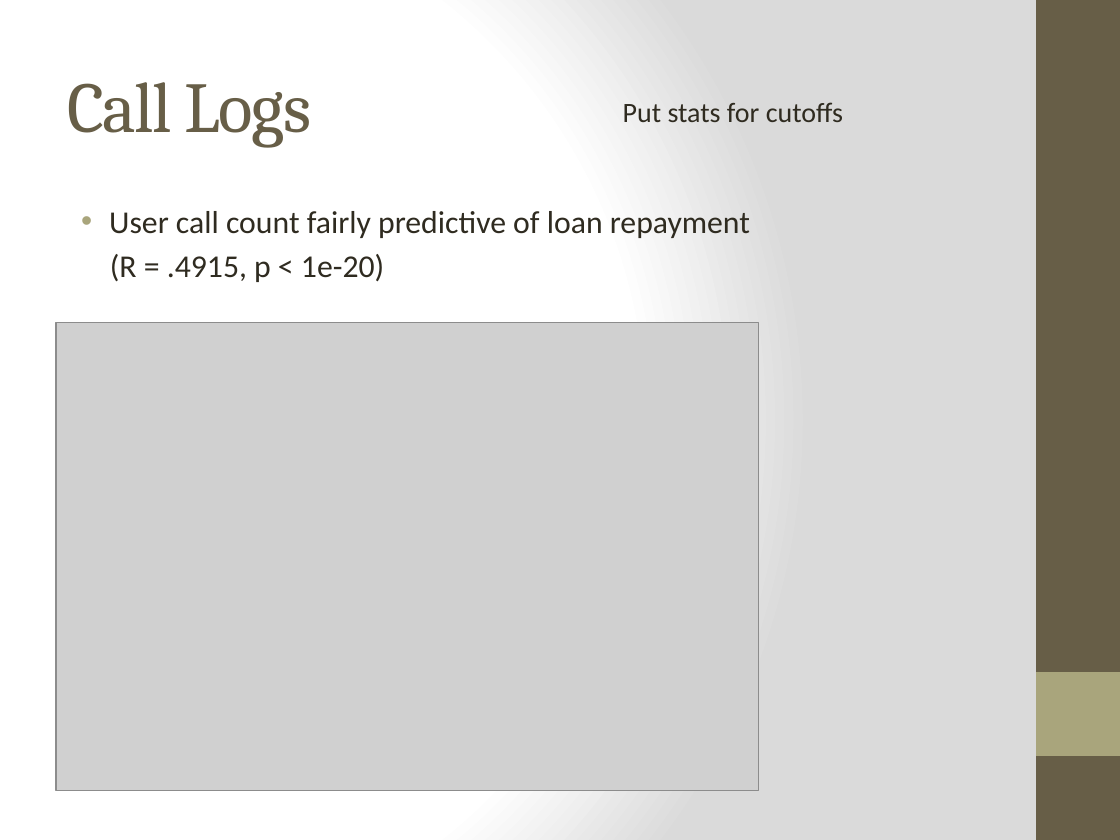
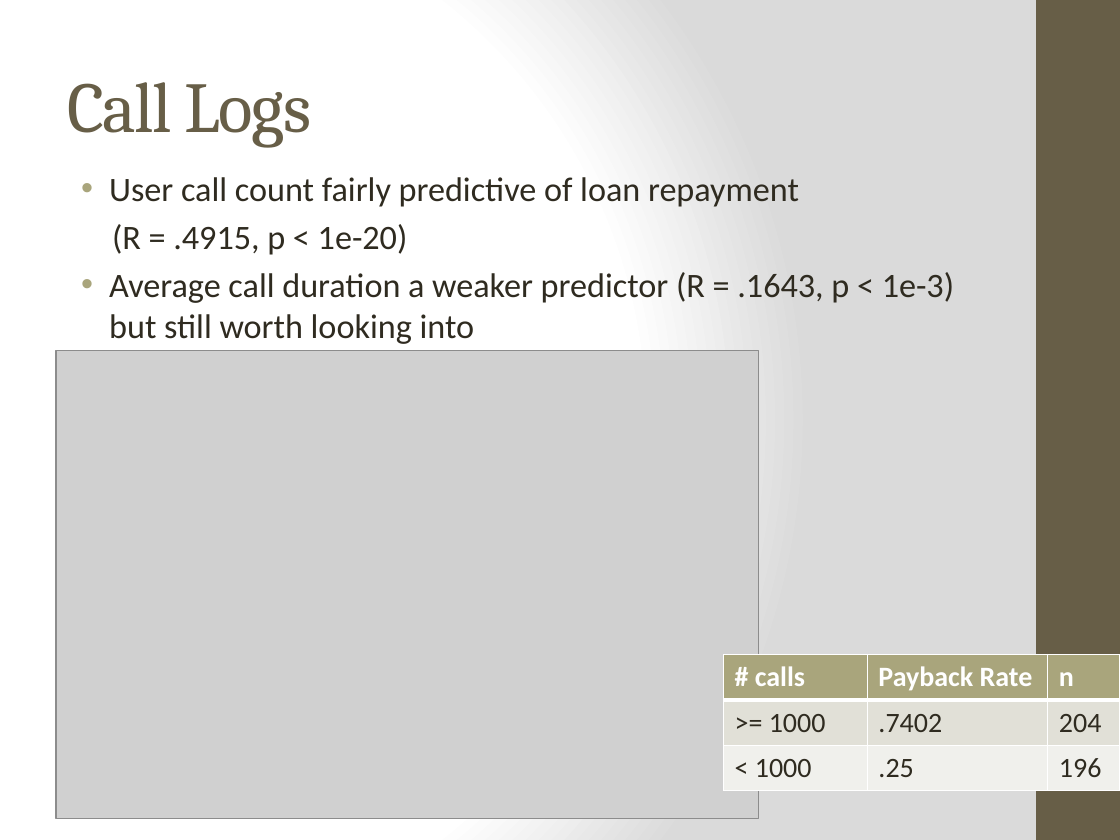
Before and after one commit to jgollub1/branch_project, a slide deck: slide 4 of branch_presentation.pptx. Drawn at 1120x840 pixels with LibreOffice and Linux fonts; fonts in the diff are those of the drawing; grey boxes stand for pictures. Boxes give left, top, right and bottom in pixels: in the first picture for what was removed or moved away, otherwise in the second. Text is boxed around its words. In the diff, an @@ line names an element or a change of style, - is before the commit and + after.

```diff
--- a/branch_presentation.pptx
+++ b/branch_presentation.pptx
@@ text "User call count fairly predictive ...": place and size @@
-text "User call count fairly predictive ..." at (109,211,750,282)
+text "User call count fairly predictive ..." at (109,177,954,344)
@@ text removed at (623,102,843,122) @@
-Put stats for cutoffs
@@ text at (109,177,799,255): size 20.4 to 22 pt in "User call count fairly predictive of loan ...", "(R = .4915, p < 1e-20)" @@
@@ text at (109,272,954,344): paragraph added @@
+• Average call duration a weaker predictor (R = .1643, p < 1e-3) but still worth looking into
@@ picture: place and size @@
-picture at (56,323,758,791)
+picture at (56,351,758,819)
@@ table added at (724,654,1119,791), 3 rows, 3 columns @@
+# calls | Payback Rate | n
+>= 1000 | .7402 | 204
+< 1000 | .25 | 196
```
Also in this commit, not shown: 3 other slides changed, 4 other files.
